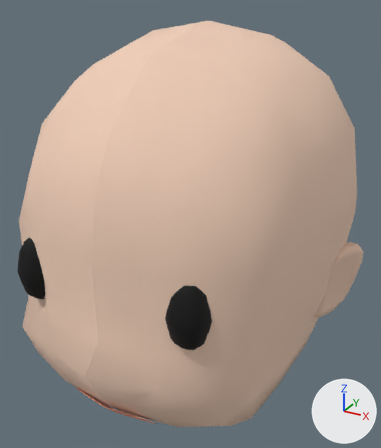
What one commit did to the OBJ model 3d_emoji_mapping/3d_object/Umatchii_Normal_Mouth.obj.
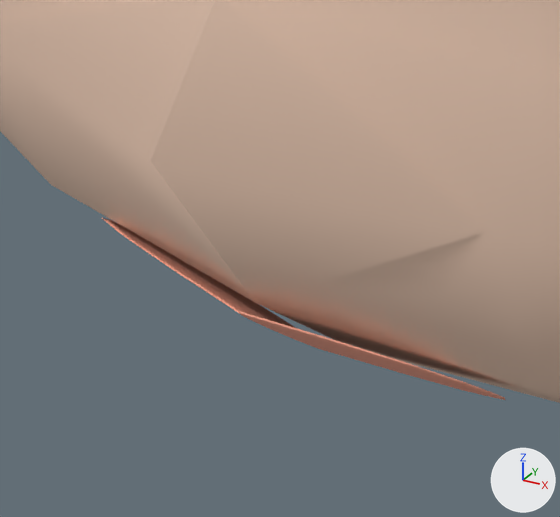
Each version appears first whole from a camera (50 mm lens) standing at (6.46, -11.69, 5.99) and looking at (0.02, 0.01, 0.14), and next in a close-up on the part from 14% to 44% of the width and 77% to 100% of the height. The lights are fixed; the arrows at lower right show +X, +Y and +Z. Where no turn or scale is listed for an object, it has been applied to the vertices. Vertices at the same position are counted once.

The scene before the commit, as lines of its bpy script (objects in view):
```python
me_umatchii_normal_mouth = bpy.data.meshes.new('Umatchii_Normal_Mouth')
me_umatchii_normal_mouth.from_pydata(...)  # 658 vertices, 1260 faces; spans x -4.56..4.5, y -4.79..5.15, z -4.29..5.34
# faces by material slot: [192, 192, 684, 192]
me_umatchii_normal_mouth.materials.append(mat_mouth)  # beige #ffac93
me_umatchii_normal_mouth.materials.append(mat_lefteyecolorsg)  # black #000000
me_umatchii_normal_mouth.materials.append(mat_facecolor)  # beige #f0ceb8
me_umatchii_normal_mouth.materials.append(mat_righteyecolorsg)  # black #000000
ob_umatchii_normal_mouth = bpy.data.objects.new('Umatchii_Normal_Mouth', me_umatchii_normal_mouth)
ob_umatchii_normal_mouth.location = (0.0, 0.0, 0.0)
```
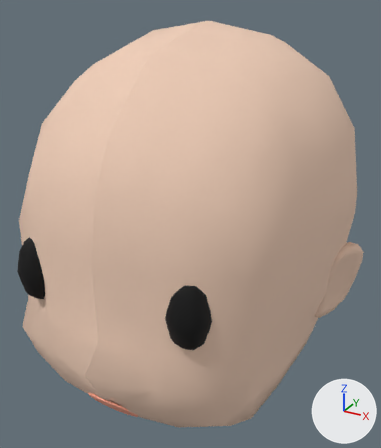
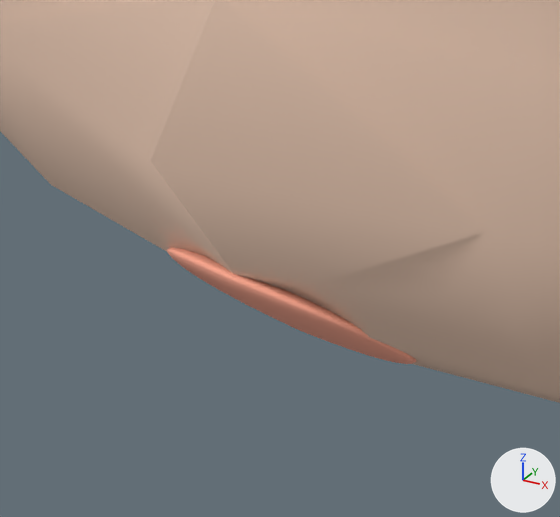
The newer file is also rescaled (x1.035), turned or shifted as a whole; pictures and numbers use the older file's frame.

Where the change shows, as pixel boxes [x1, y1, x2, y2] in the close-ups (560 x 517 px; the box of a moved part takes in the faces that stretch with it):
part 1 of me_umatchii_normal_mouth, rebuilt (30% narrower): before [237, 311, 505, 400]; after [230, 274, 416, 364]
part 2 of me_umatchii_normal_mouth, rebuilt: before [102, 218, 325, 351]; after [167, 247, 275, 319]
part 3 of me_umatchii_normal_mouth, moved or reshaped: before [0, 0, 254, 302]; after [0, 0, 233, 273]

What changed in the scene script:
```text
Change me_umatchii_normal_mouth:
    used by ob_umatchii_normal_mouth; location = (0.0, 0.0, 0.0)
    remove me_umatchii_normal_mouth.from_pydata(...)  # 658 vertices, 1260 faces; spans x -4.56..4.5, y -4.79..5.15, z -4.29..5.34
    add me_umatchii_normal_mouth.from_pydata(...)  # 984 vertices, 1836 faces; spans x -4.56..4.5, y -4.79..5.15, z -4.29..5.34
    me_umatchii_normal_mouth part 1: the loose piece of 57 vertices spanning x 0.08..1.28, y -4.33..-3.62, z -3.61..-2.78 is rebuilt with 209 vertices and now spans x 0.07..0.73, y -4.34..-3.51, z -3.61..-2.58
    me_umatchii_normal_mouth part 2: the loose piece of 57 vertices spanning x -1.1..0.09, y -4.33..-3.61, z -3.61..-2.77 is rebuilt with 209 vertices and now spans x -0.58..0.08, y -4.34..-3.51, z -3.61..-2.58
    me_umatchii_normal_mouth part 3
    46 faces are deleted
    22 vertices are added at x 0.07, y -4.79..5.15, z -4.29..5.34
    46 new faces join them, mat_facecolor (beige #f0ceb8)
```
